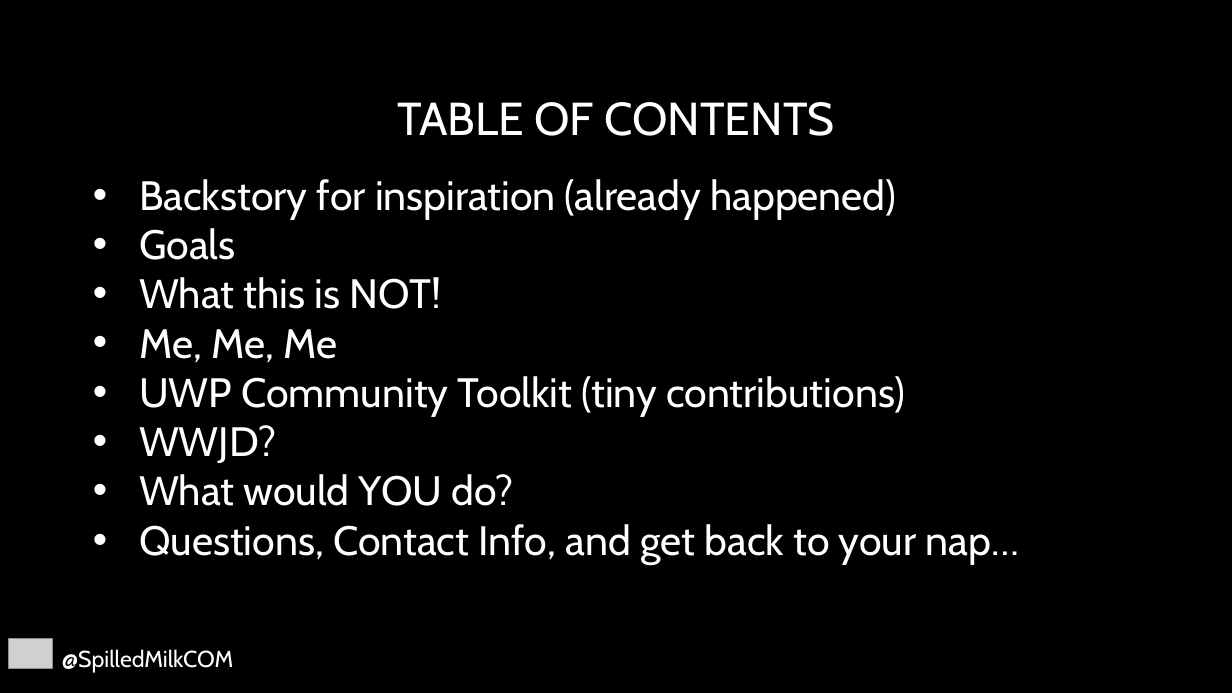
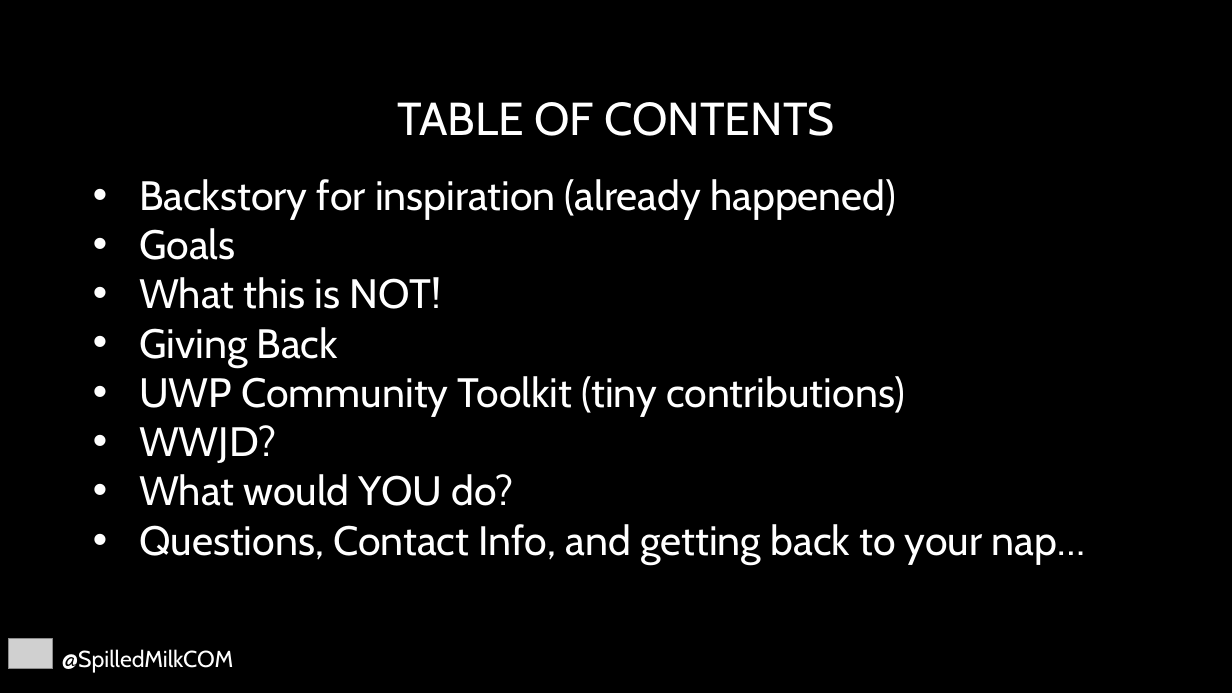
Before and after one commit to SpilledMilkCOM/DenDevDayUWP, a slide deck: slide 6 of Giving Back.pptx. Drawn at 1232x693 pixels with LibreOffice and Linux fonts; fonts in the diff are those of the drawing; grey boxes stand for pictures; background and template pictures are left out. Boxes give left, top, right and bottom in pixels: in the first picture for what was removed or moved away, otherwise in the second. Text is boxed around its words. In the diff, an @@ line names an element or a change of style, - is before the commit and + after.

```diff
--- a/Giving Back.pptx
+++ b/Giving Back.pptx
@@ text at box(139, 327, 338, 367): text changed @@
-• Me, Me, Me
+• Giving Back
@@ text at box(139, 524, 1085, 565): text changed @@
-• Questions, Contact Info, and get back to your nap…
+• Questions, Contact Info, and getting back to your nap…
```
Also in this commit, not shown: 7 other slides changed, 1 slide added.
